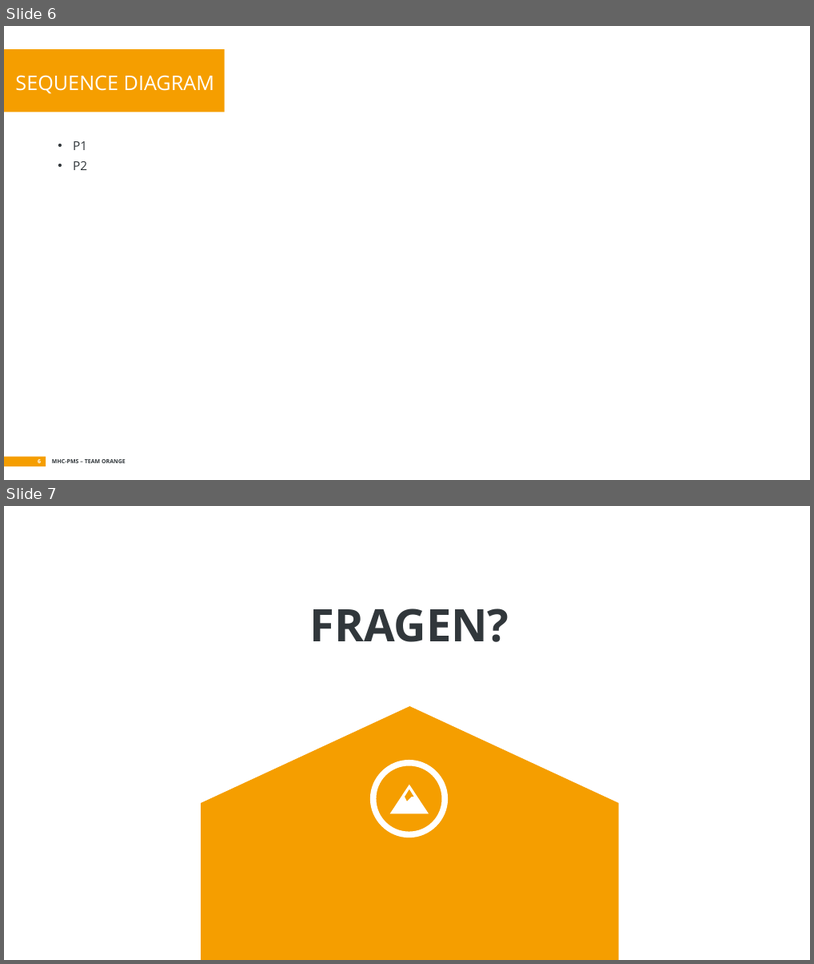
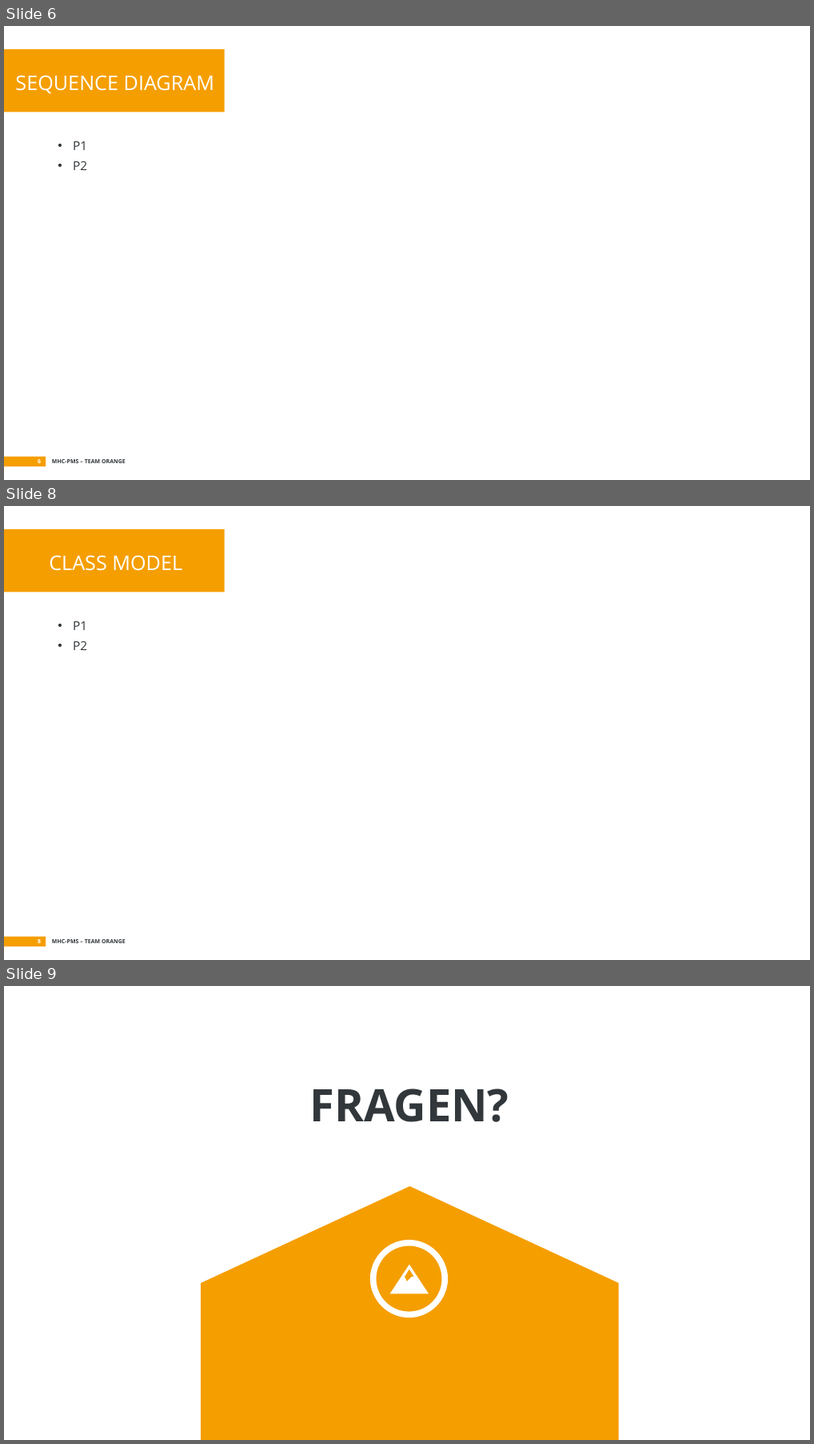
Before and after one commit to soed2020-teamorange/ch.bfh.bti7081.s2020.orange, a slide deck: doc/tasks/task_04/task04.pptx. Shown one above the other, each under a label of ours: slides 6 and 7 before the commit, slides 6, 8 and 9 after it; the slides between them are not shown. The pictures are 814x964 and 814x1444 pixels, drawn with LibreOffice and Linux fonts; fonts in the diff are those of the drawing. Boxes give left, top, right and bottom in pixels: in the first picture for what was removed or moved away, otherwise in the second. Text is boxed around its words. In the diff, an @@ line names an element or a change of style, - is before the commit and + after.

```diff
--- a/doc/tasks/task_04/task04.pptx
+++ b/doc/tasks/task_04/task04.pptx
@@ slide 8 added at box(4, 506, 810, 960), background #FFFFFF; not listed: 4 template elements that a slide beside it also shows @@
@@ title added at box(49, 555, 182, 571), 18 pt, text #FFFFFF @@
+CLASS MODEL
@@ text added at box(73, 621, 87, 650), 11 pt, text #31373B @@
+• P1
+• P2
@@ what was slide 7 is now slide 9 @@
```
Also in this commit, not shown: 1 slide changed, 1 other slide added, 1 other file.
